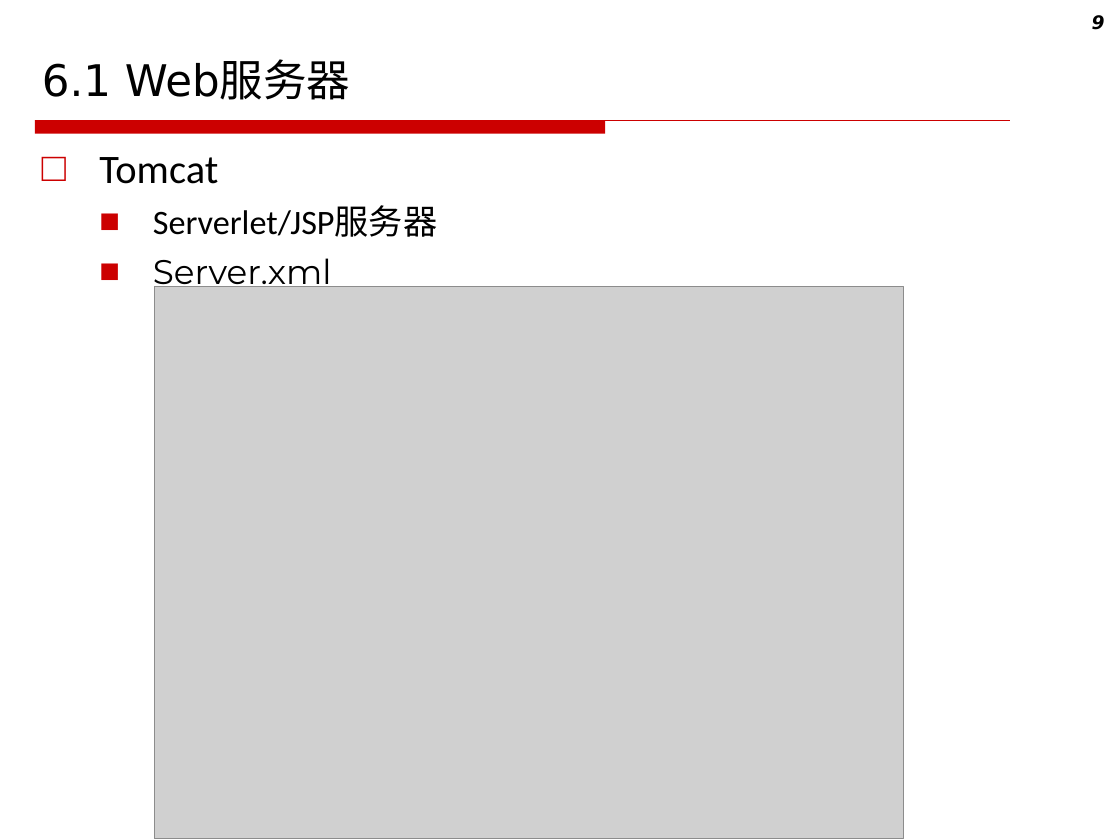
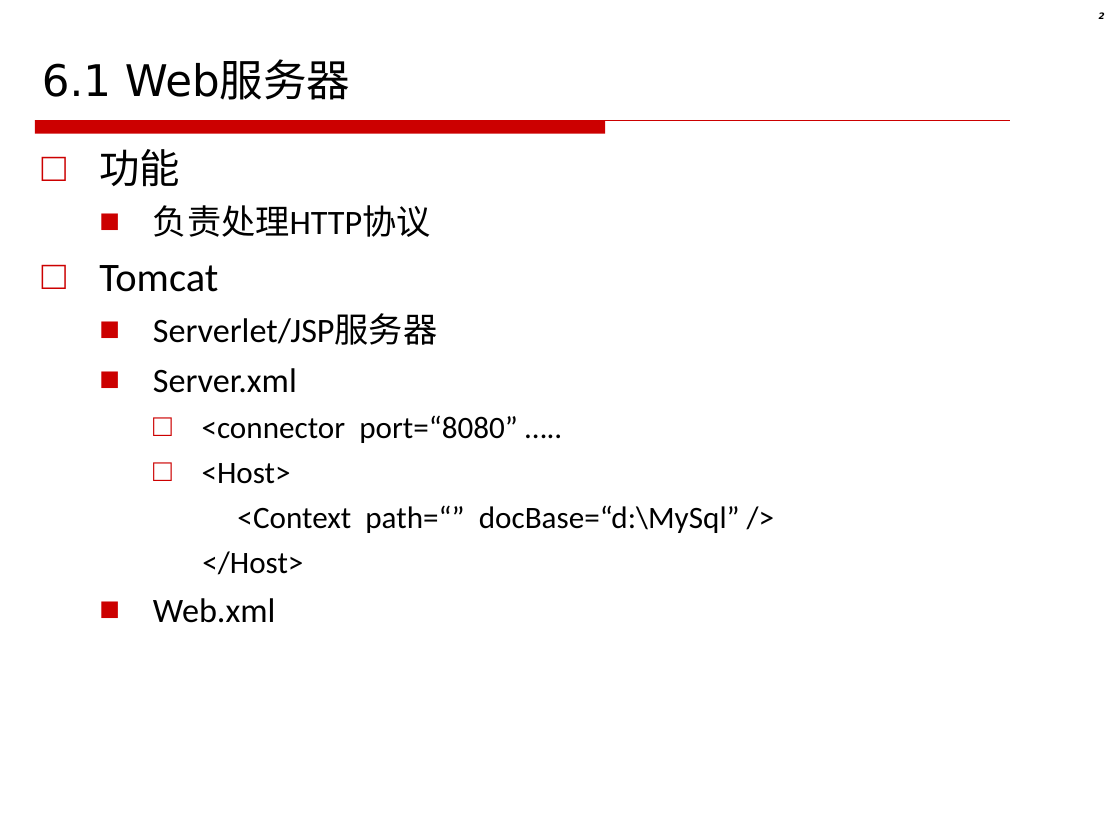
Before and after one commit to akikohaku/CSU-PPT, a slide deck: slide 2 of Web技术-2021/06.servlet.ppt (slide 9 before the commit). Drawn at 1120x840 pixels with LibreOffice and Linux fonts; fonts in the diff are those of the drawing; grey boxes stand for pictures; background and template pictures are left out. Boxes give left, top, right and bottom in pixels: in the first picture for what was removed or moved away, otherwise in the second. Text is boxed around its words. In the diff, an @@ line names an element or a change of style, - is before the commit and + after.

```diff
--- a/Web技术-2021/06.servlet.ppt
+++ b/Web技术-2021/06.servlet.ppt
@@ page number at <box>1099,13,1105,19</box>: text changed; size 12 to 5.7 pt @@
-9
+2
@@ text at <box>99,149,431,237</box>: paragraphs added @@
+□ 功能
+  ■ 负责处理HTTP协议
@@ picture removed at <box>155,287,904,839</box> @@
@@ text at <box>153,368,297,393</box>: font Montserrat to Calibri in "Server.xml" @@
@@ text at <box>153,416,740,623</box>: paragraphs added @@
+    □ <connector port=“8080” …..
+    □ <Host>
+    <Context path=“” docBase=“d:\MySql” />
+    </Host>
+  ■ Web.xml
```
Also in this commit, not shown: 7 other slides changed, 3 slides added, 56 slides removed, 19 other files.
